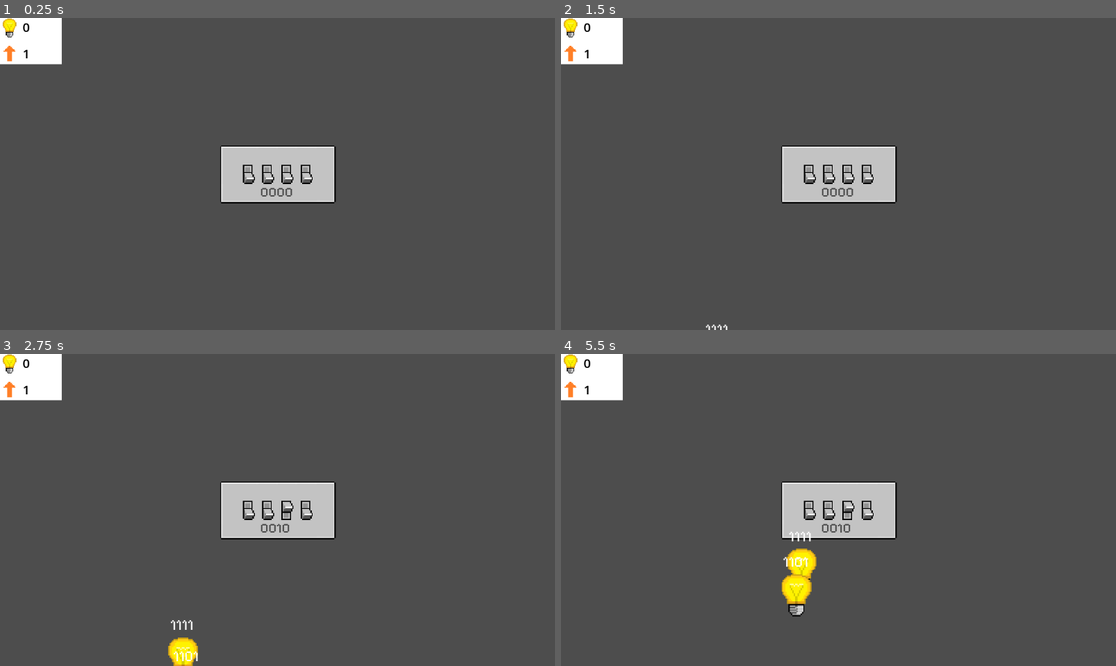
Above: before the commit, frames 1-4 (two rows, left to right).
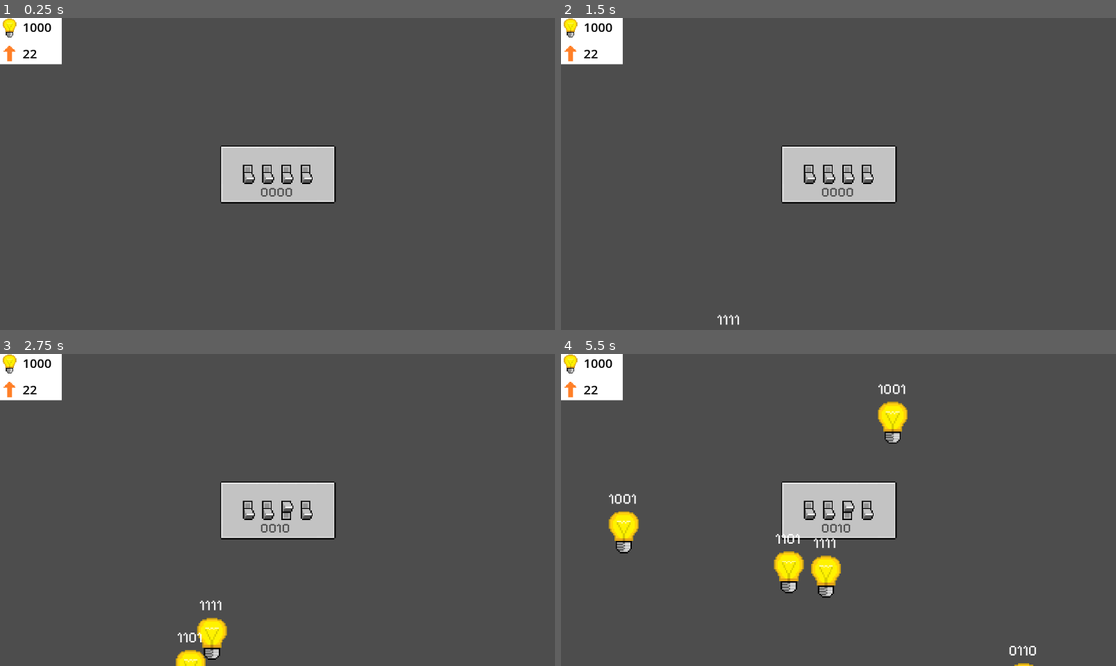
Above: after the commit, the same moments.

Repository: Xtrrae/switch-defense
Game: Godot game, scene res://scenes/game.tscn
Same seed, same stepped clock (60 frames per second), same inputs: the game is played once before the commit and once after it.
Inputs:
- Up to frame 1 (0.25 s): no input
- Up to frame 2 (1.5 s): tap Enter at 0.5 s; hold 1 (number_1) 0.53-1.28 s; tap Space at 1.25 s; tap 2 (number_2) at 1.35 s
- Up to frame 3 (2.75 s): hold 3 (number_3) from 2.03 s (still down)
- Up to frame 4 (5.5 s): release 3 (number_3) at 2.78 s; tap 4 (number_4) at 2.85 s; hold 1 (number_1) 3.53-4.28 s; tap 2 (number_2) at 4.35 s; hold 3 (number_3) from 5.03 s (still down)

The runs differ from the first frame. In frame 1, 0.1% of the frame differs, in the area x 4-10%, y 1-13%; in frame 2, 0.2%; in frame 3, 1.3%; in frame 4, 3.1%, in the area x 4-86%, y 1-100%.

Commit message:
rebound on collision with input box/light switches

Diff:
--- a/switch-defence/scenes/points.gd
+++ b/switch-defence/scenes/points.gd
@@ -1,11 +1,15 @@
 extends Node2D
 
-var points = 0;
+var points = 1000;
 var level = 1;
 
 # Called when the node enters the scene tree for the first time.
 func _ready() -> void:
-	pass # Replace with function body.
+	# 1.9x^2 + 12 = points
+	# (point - 12)/1.9 = x^2
+	level = sqrt((points - 12)/1.9)
+	$PointsLabel.text = "%.0d" % points
+	$LevelLabel.text = "%d" % level
 
 
 # Called every frame. 'delta' is the elapsed time since the previous frame.
--- a/switch-defence/scripts/input.gd
+++ b/switch-defence/scripts/input.gd
@@ -46,3 +46,4 @@
 	print("enemy entered")
 	if body.name.contains("Monster"):
 		body.modulate = Color("red")
+		body.rebound()
--- a/switch-defence/scripts/monster.gd
+++ b/switch-defence/scripts/monster.gd
@@ -1,11 +1,14 @@
 extends CharacterBody2D
 
-var destruction_combination = [false, false, false, false];
+var destruction_combination: Array[bool] = [false, false, false, false];
 var type = ""; # attack_focused | speed_focused
 var speed = 0;
 var attack = 0;
 
-const target = Vector2(576, 324);
+var starting_position = Vector2(0, 0)
+
+var target
+var in_rebound = false;
 
 @onready var navigation_agent: NavigationAgent2D = $NavigationAgent2D
 
@@ -14,11 +17,16 @@
 	# choose a random combination and update the label
 	for i in range(4):
 		destruction_combination[i] = randi_range(0, 1) == 0
-	if destruction_combination == [0, 0, 0, 0]: # 0,0,0,0 shouldn't be an option
+	if destruction_combination == [false, false, false, false]: # 0,0,0,0 shouldn't be an option
 		destruction_combination[randi_range(0, 3)] = 1 # if it's 0,0,0,0 -> set a random digit to 1
 	var dc_label: Label = get_node("DefeatCombinationLabel")
 	dc_label.text = "%d%d%d%d" % destruction_combination.map(func (x): if x: return 1 else: return 0)
 	actor_setup()
+
+	# set target
+	#target = Vector2(576, 324);
+	#target = +/- 110, +/- 50
+	target = Vector2(576 + randi_range(-110, 110), 324 + randi_range(-50, 50))
 
 func actor_setup():
 	# Wait for the first physics frame so the NavigationServer can sync.
@@ -30,17 +38,27 @@
 func set_movement_target(movement_target: Vector2):
 	navigation_agent.target_position = movement_target
 
-func _physics_process(_delta):
-	if navigation_agent.is_navigation_finished():
-		return
-
+func _physics_process(delta):
 	var current_agent_position: Vector2 = global_position
 	var next_path_position: Vector2 = navigation_agent.get_next_path_position()
 
-	velocity = current_agent_position.direction_to(next_path_position) * speed * 1000
+	var effective_speed = speed
+	if in_rebound:
+		effective_speed *= 6.7
+
+	velocity = (next_path_position - current_agent_position) * effective_speed
+
+	if navigation_agent.is_target_reached() and in_rebound:
+		in_rebound = false
+		print("rebound done, target: ", target)
+		set_movement_target(target)
 
 	move_and_slide()
 
+func rebound() -> void:
+	const REBOUND_FRACTION = 0.5
+	in_rebound = true
+	set_movement_target(position + (starting_position - position) * REBOUND_FRACTION)
 
 func destroy() -> void:
 	pass
--- a/switch-defence/scripts/spawner.gd
+++ b/switch-defence/scripts/spawner.gd
@@ -45,6 +45,8 @@
 		3: # bottom, x: [-100, 1252], y: 748
 			monster.position = Vector2(randi_range(-100, 1252), 748)
 
+	monster.starting_position = monster.position
+
 	# set new wait time by level
 	wait_time = max(min_wait_time, wait_time - (current_level / 4))
 	print("new wt: ", wait_time)
Not shown: 1 places in switch-defence/scenes/tower.tscn that only renumber resources
